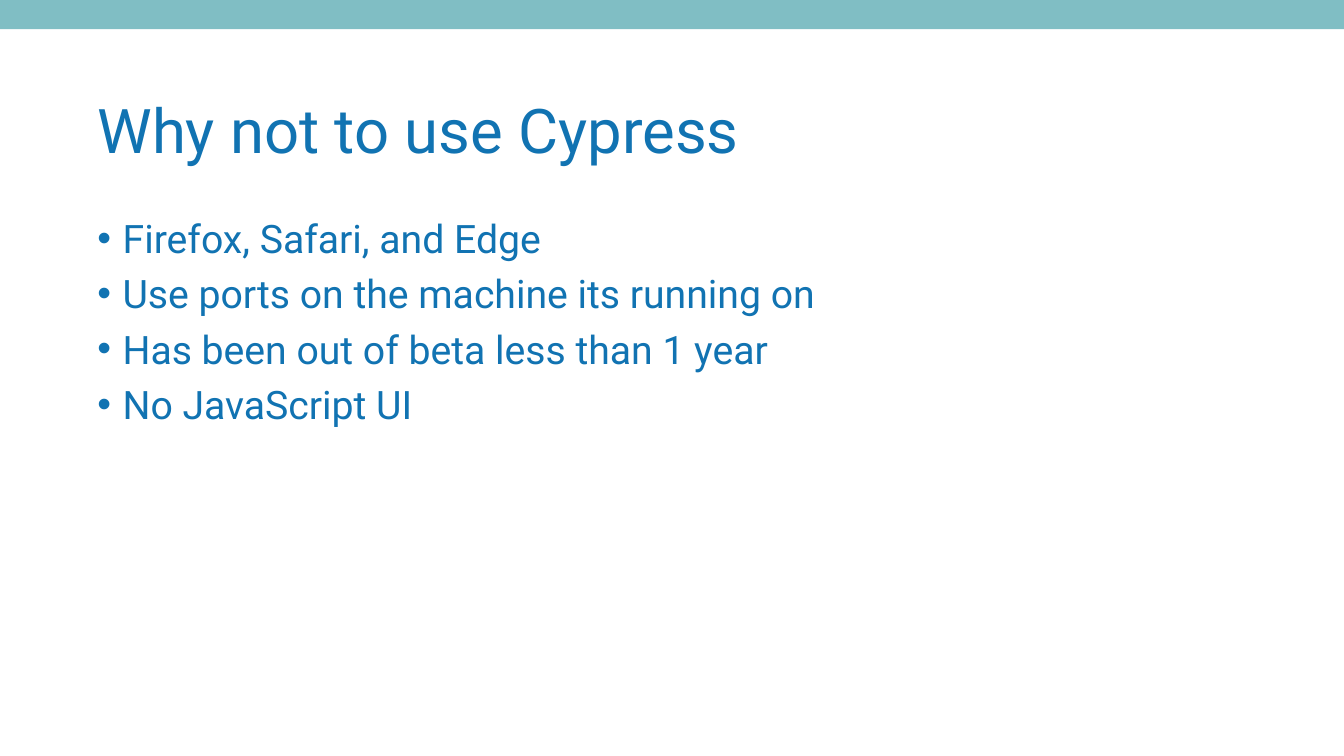
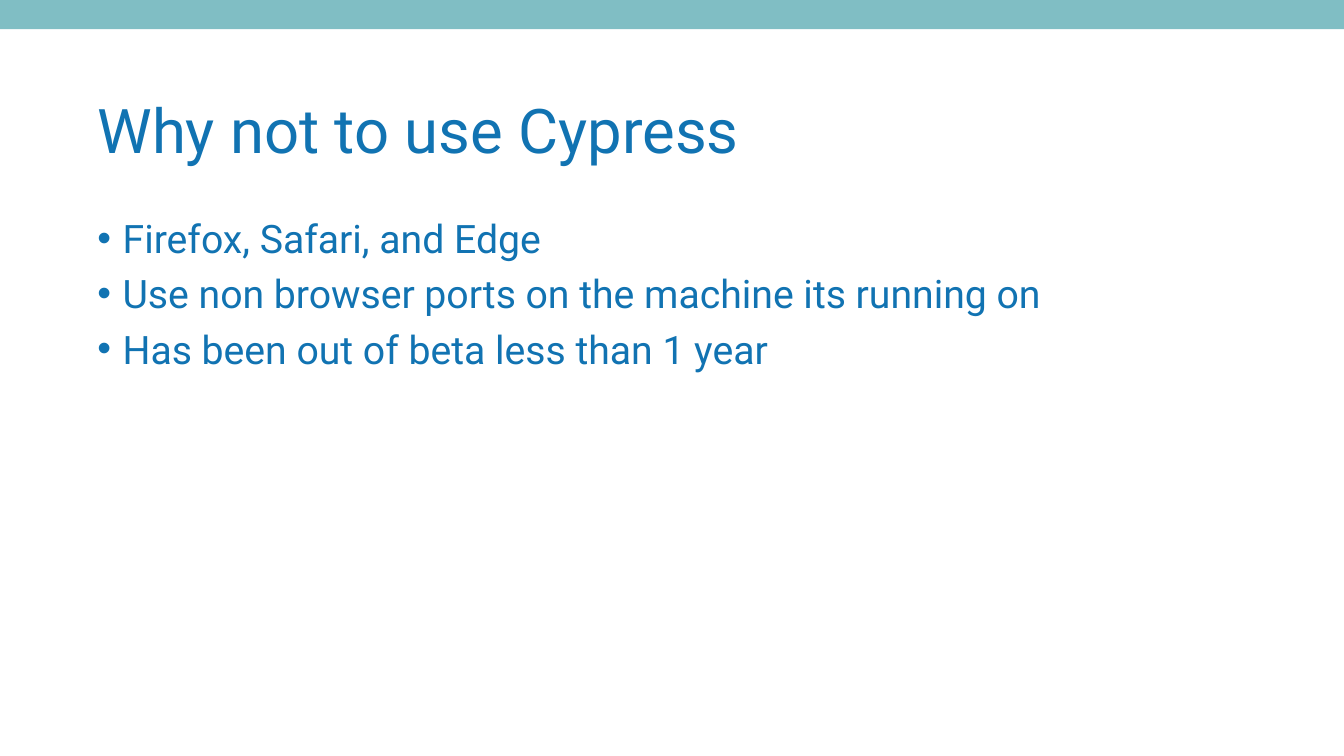
Before and after one commit to MatthewYKnowles/atlanta-code-camp-2019, a slide deck: slide 13 of And Now Seleniums Watch is Ended.pptx (slide 11 before the commit). Drawn at 1344x756 pixels with LibreOffice and Linux fonts; fonts in the diff are those of the drawing; background and template pictures are left out. Boxes give left, top, right and bottom in pixels: in the first picture for what was removed or moved away, otherwise in the second. Text is boxed around its words. In the diff, an @@ line names an element or a change of style, - is before the commit and + after.

```diff
--- a/And Now Seleniums Watch is Ended.pptx
+++ b/And Now Seleniums Watch is Ended.pptx
@@ text at [123, 278, 1041, 316]: text changed @@
-• Use ports on the machine its running on
+• Use non browser ports on the machine its running on
@@ text at [123, 390, 412, 427]: paragraph removed @@
-• No JavaScript UI
```
Also in this commit, not shown: 5 other slides changed, 3 slides added, 4 slides removed, 7 other files.
